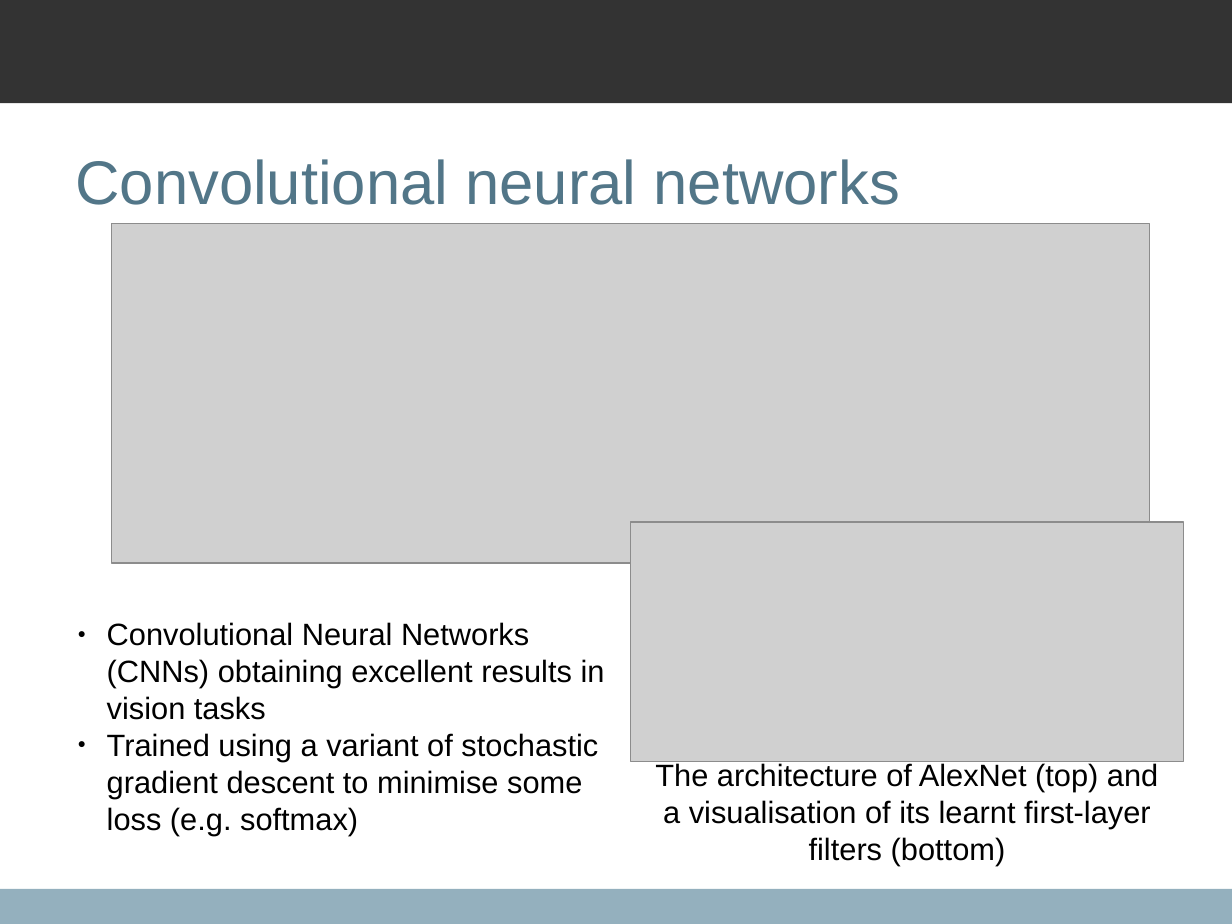
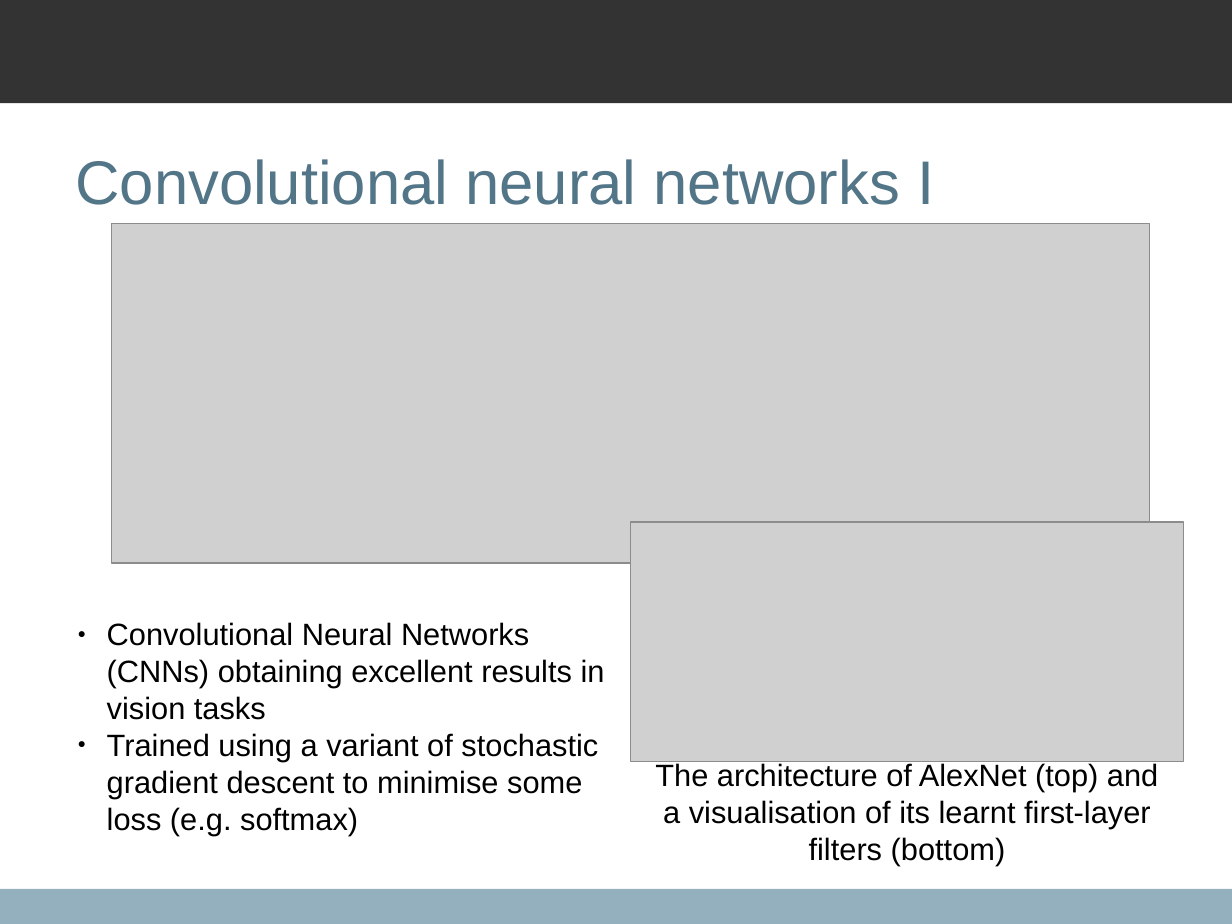
Before and after one commit to qxcv/comp2560, a slide deck: slide 13 of presentation/presentation.odp (slide 15 before the commit). Drawn at 1232x924 pixels with LibreOffice and Linux fonts; fonts in the diff are those of the drawing; grey boxes stand for pictures; background and template pictures are left out. Boxes give left, top, right and bottom in pixels: in the first picture for what was removed or moved away, otherwise in the second. Text is boxed around its words. In the diff, an @@ line names an element or a change of style, - is before the commit and + after.

```diff
--- a/presentation/presentation.odp
+++ b/presentation/presentation.odp
@@ title at <box>75,159,934,205</box>: text changed @@
-Convolutional neural networks
+Convolutional neural networks I
```
Also in this commit, not shown: 3 other slides changed.
